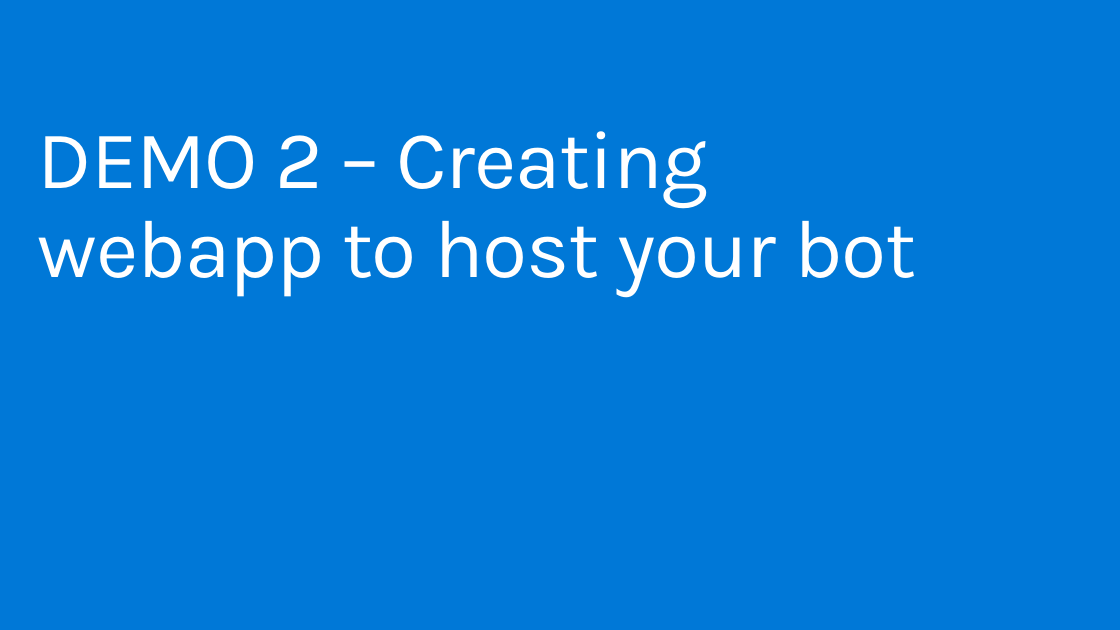
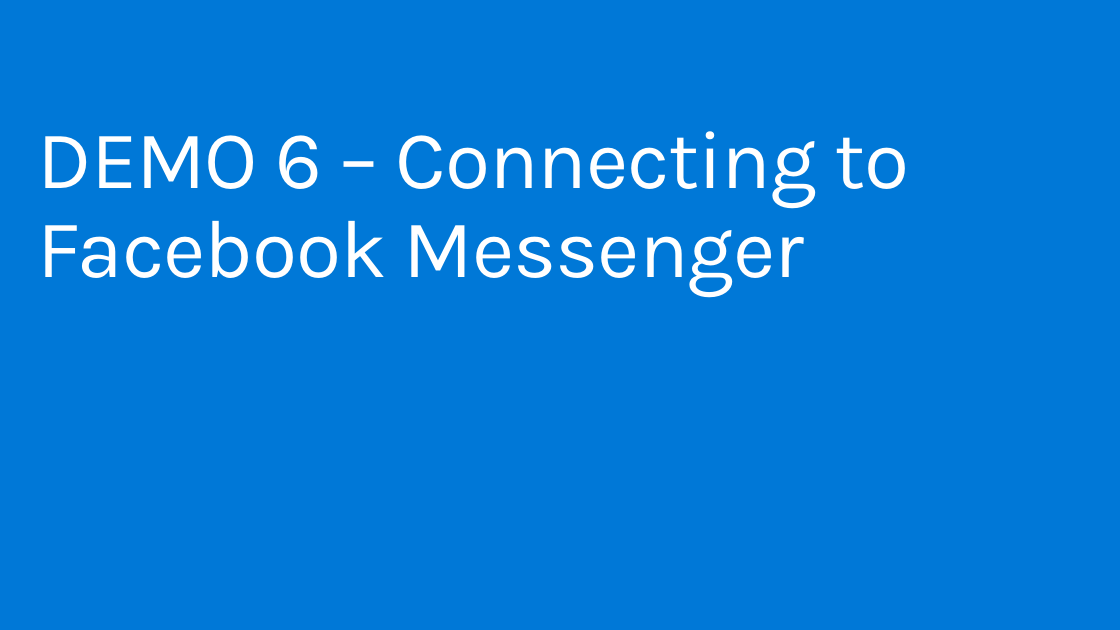
Before and after one commit to lcarli/BotsHOL, a slide deck: slide 6 of Connecting your bot with Connector Service.pptx (slide 7 before the commit). Drawn at 1120x630 pixels with LibreOffice and Linux fonts; fonts in the diff are those of the drawing; background and template pictures are left out. Boxes give left, top, right and bottom in pixels: in the first picture for what was removed or moved away, otherwise in the second. Text is boxed around its words. In the diff, an @@ line names an element or a change of style, - is before the commit and + after.

Commit message:
Connectors Demo

```diff
--- a/Connecting your bot with Connector Service.pptx
+++ b/Connecting your bot with Connector Service.pptx
@@ title at bbox=[38, 131, 909, 296]: text changed @@
-DEMO 2 – Creating webapp to host your bot
+DEMO 6 – Connecting to Facebook Messenger
```
Also in this commit, not shown: 2 slides added, 4 slides removed, 3 other files.
